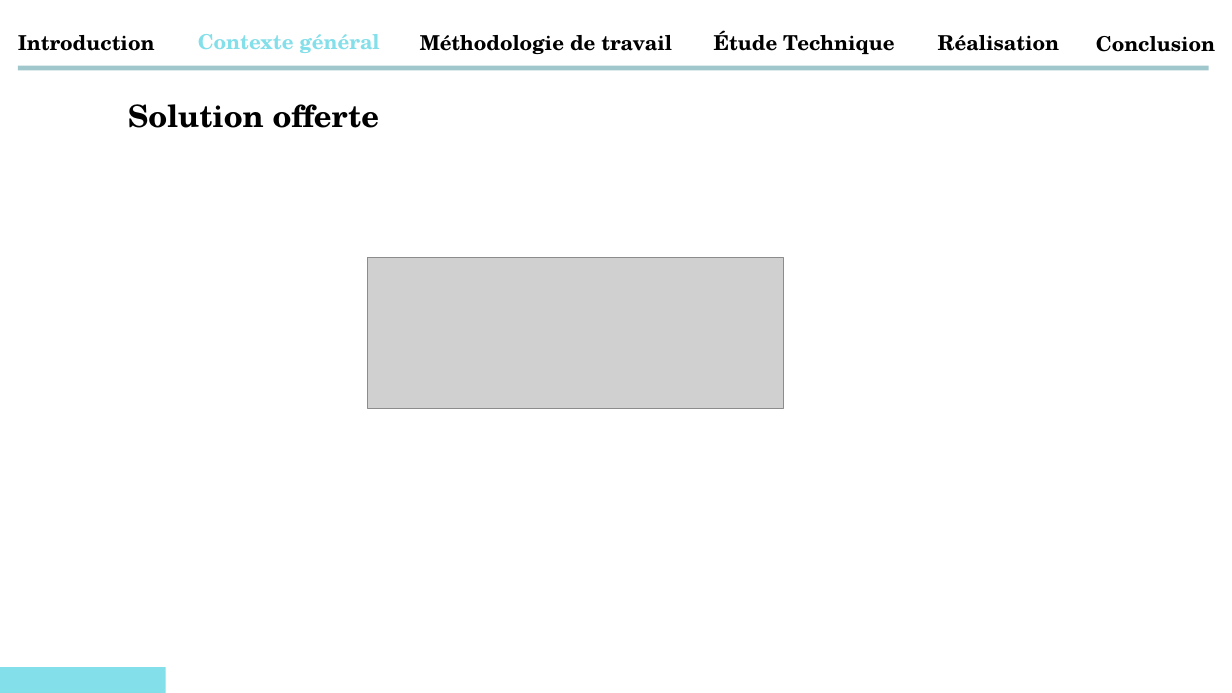
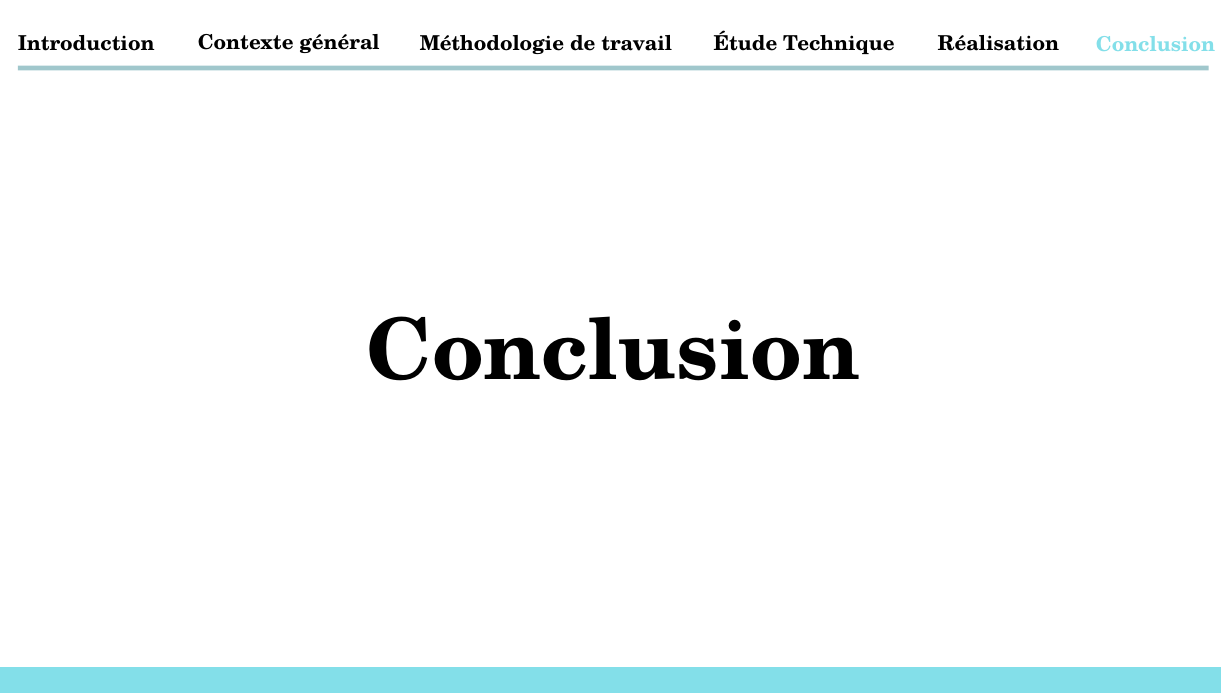
Before and after one commit to abdessamadtanafaat/AdminDashboard, a slide deck: slide 36 of PRESENTATION PFA/Presentatin PFA .pptx (slide 7 before the commit). Drawn at 1232x693 pixels with LibreOffice and Linux fonts; fonts in the diff are those of the drawing; grey boxes stand for pictures. Boxes give left, top, right and bottom in pixels: in the first picture for what was removed or moved away, otherwise in the second. Text is boxed around its words. In the diff, an @@ line names an element or a change of style, - is before the commit and + after.

```diff
--- a/PRESENTATION PFA/Presentatin PFA .pptx
+++ b/PRESENTATION PFA/Presentatin PFA .pptx
@@ text "Contexte général" at [198,34,379,53]: text colour #83DFE9 to #000000 @@
@@ text "Conclusion" at [1096,36,1215,51]: text colour #000000 to #83DFE9 @@
@@ text removed at [128,104,380,128] @@
-Solution offerte
@@ picture removed at [368,258,784,409] @@
@@ text added at [366,316,860,381], 66 pt, text #000000, bold @@
+Conclusion
@@ rectangle added at [0,666,1222,693], fill #83DFE9 @@
```
Also in this commit, not shown: 24 other slides changed, 13 slides added.
